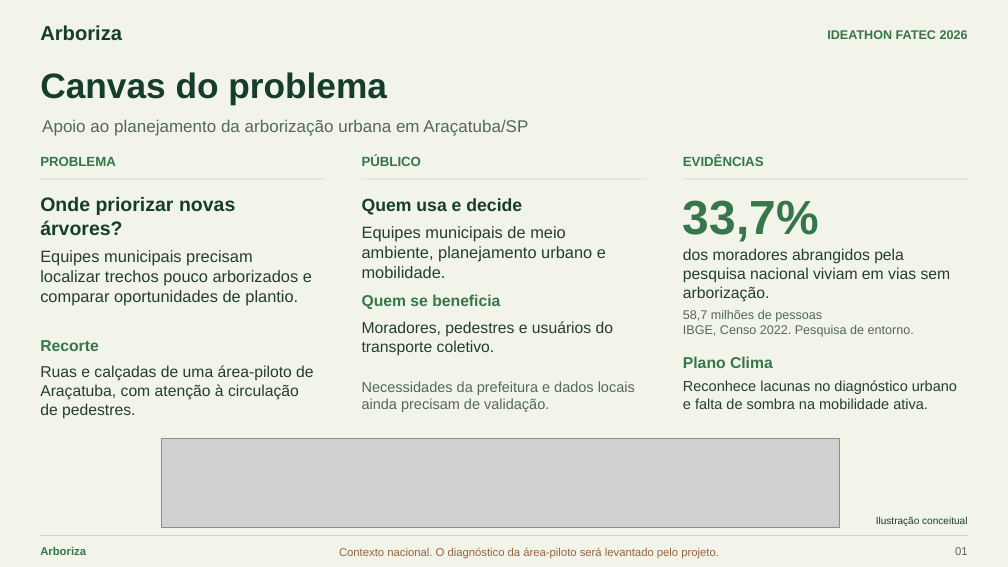
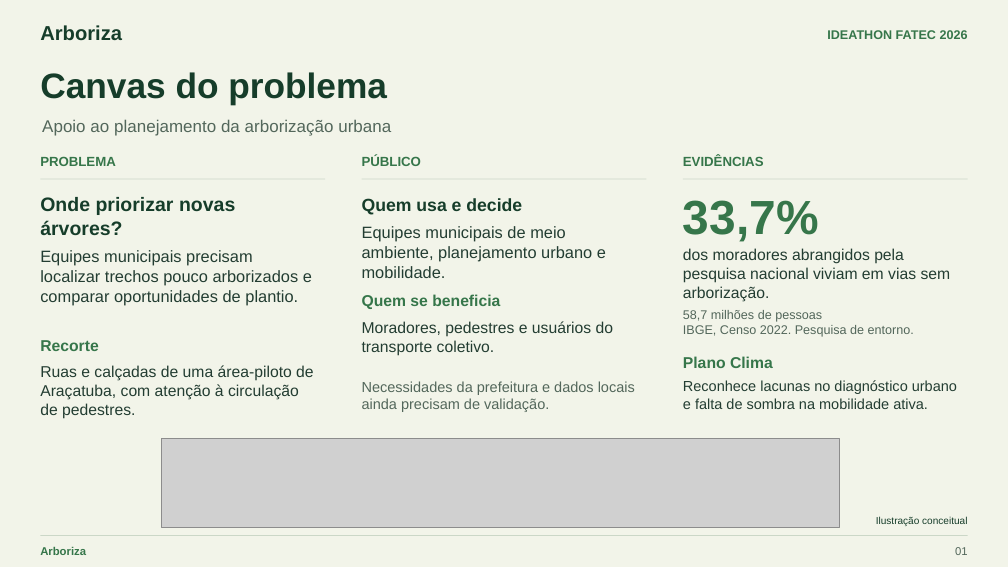
Before and after one commit to lucasbrasantos/arboriza-sematec-2026, a slide deck: slide 1 of docs/Arboriza_Canvas_Escopo.pptx. Drawn at 1008x567 pixels with LibreOffice and Linux fonts; fonts in the diff are those of the drawing; grey boxes stand for pictures. Boxes give left, top, right and bottom in pixels: in the first picture for what was removed or moved away, otherwise in the second. Text is boxed around its words. In the diff, an @@ line names an element or a change of style, - is before the commit and + after.

```diff
--- a/docs/Arboriza_Canvas_Escopo.pptx
+++ b/docs/Arboriza_Canvas_Escopo.pptx
@@ text at (x1=42, y1=119, x2=391, y2=136): text changed @@
-Apoio ao planejamento da arborização urbana em Araçatuba/SP
+Apoio ao planejamento da arborização urbana
@@ text removed at (x1=339, y1=547, x2=719, y2=559) @@
-Contexto nacional. O diagnóstico da área-piloto será levantado pelo projeto.
```
Also in this commit, not shown: 2 other slides changed.
